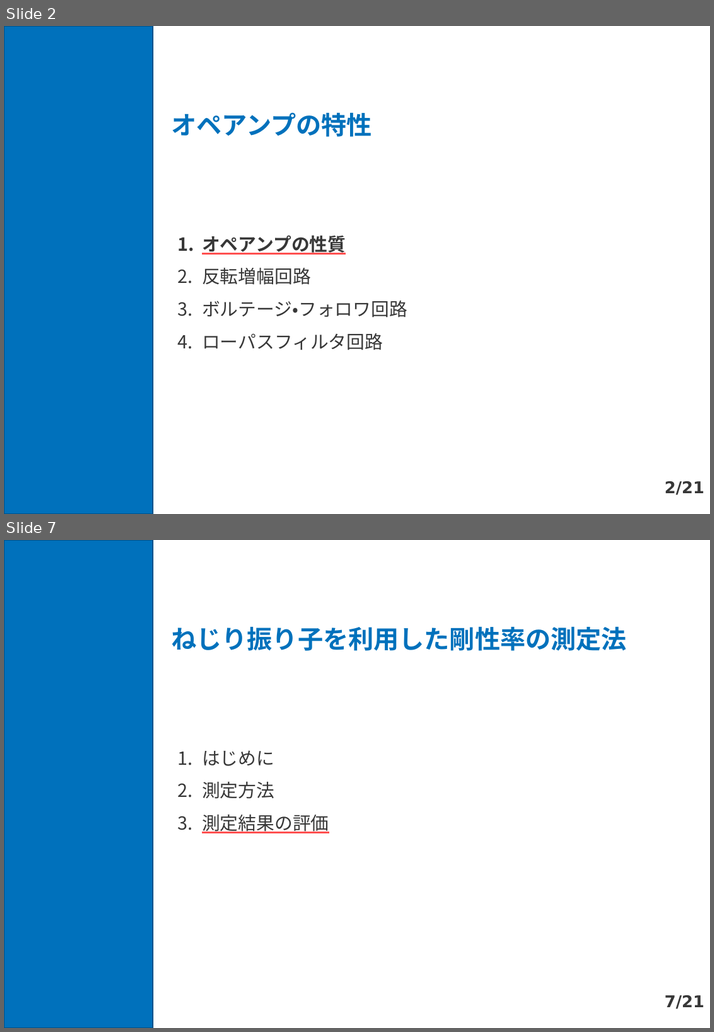
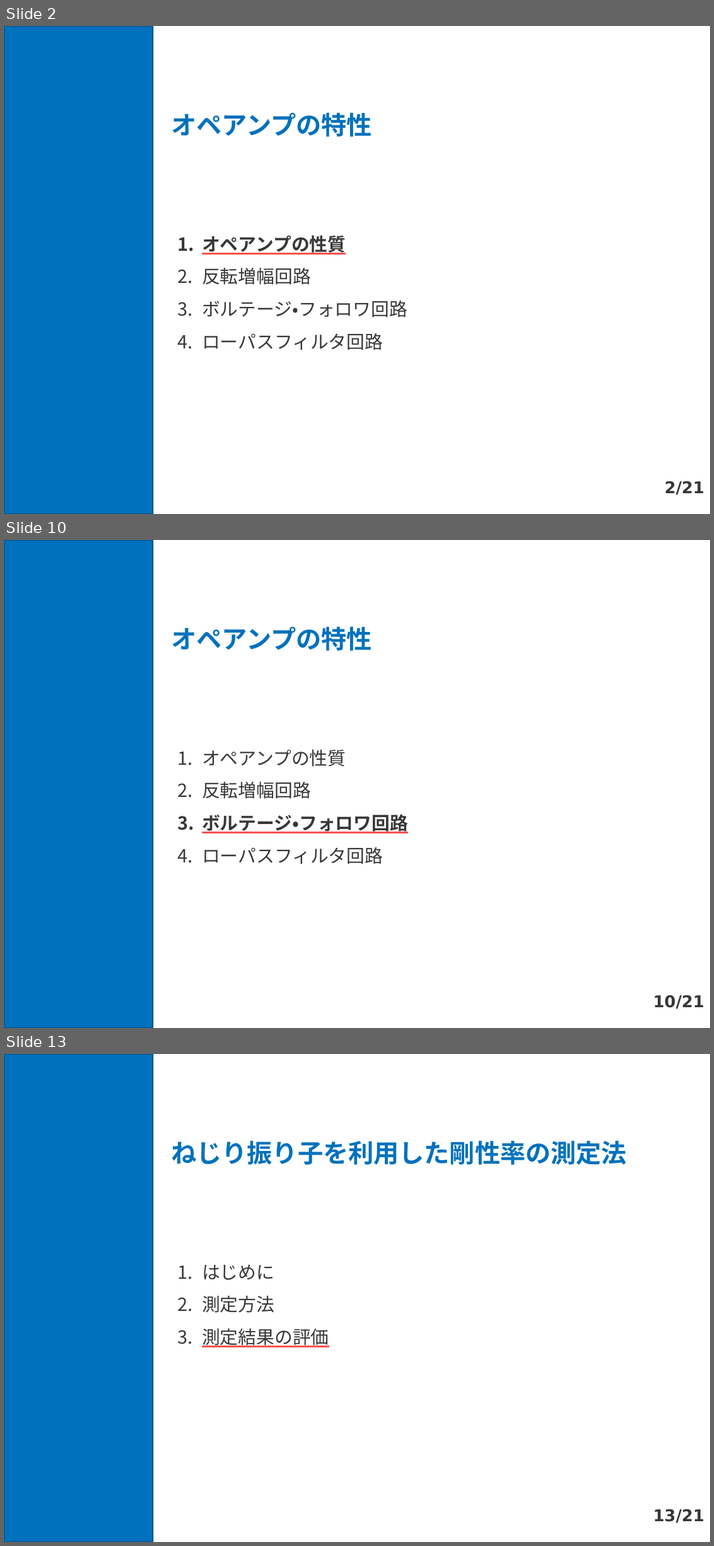
Before and after one commit to xiang-gong3944/----, a slide deck: 2024_05_10_電子回路/1522068_電子回路.pptx. Shown one above the other, each under a label of ours: slides 2 and 7 before the commit, slides 2, 10 and 13 after it; the slides between them are not shown. The pictures are 714x1032 and 714x1546 pixels, drawn with LibreOffice and Linux fonts; fonts in the diff are those of the drawing. Boxes give left, top, right and bottom in pixels: in the first picture for what was removed or moved away, otherwise in the second. Text is boxed around its words. In the diff, an @@ line names an element or a change of style, - is before the commit and + after.

```diff
--- a/2024_05_10_電子回路/1522068_電子回路.pptx
+++ b/2024_05_10_電子回路/1522068_電子回路.pptx
@@ slide 10 added at (4, 540, 710, 1028), background #FFFFFF; not listed: 1 template element that a slide beside it also shows @@
@@ title added at (171, 626, 371, 651), 28 pt, text #0071BC, bold @@
+オペアンプの特性
@@ text added at (202, 750, 408, 864), 20 pt, text #373737 @@
+1. オペアンプの性質
+2. 反転増幅回路
+3. ボルテージ・フォロワ回路
+4. ローパスフィルタ回路
@@ page number added at (653, 995, 704, 1009), 18 pt, text #373737, bold @@
+10/21
@@ what was slide 7 is now slide 13 @@
@@ page number at (653, 1509, 704, 1523): text changed @@
-7/21
+13/21
```
Also in this commit, not shown: 4 slides changed, 5 other slides added, 1 other file.
